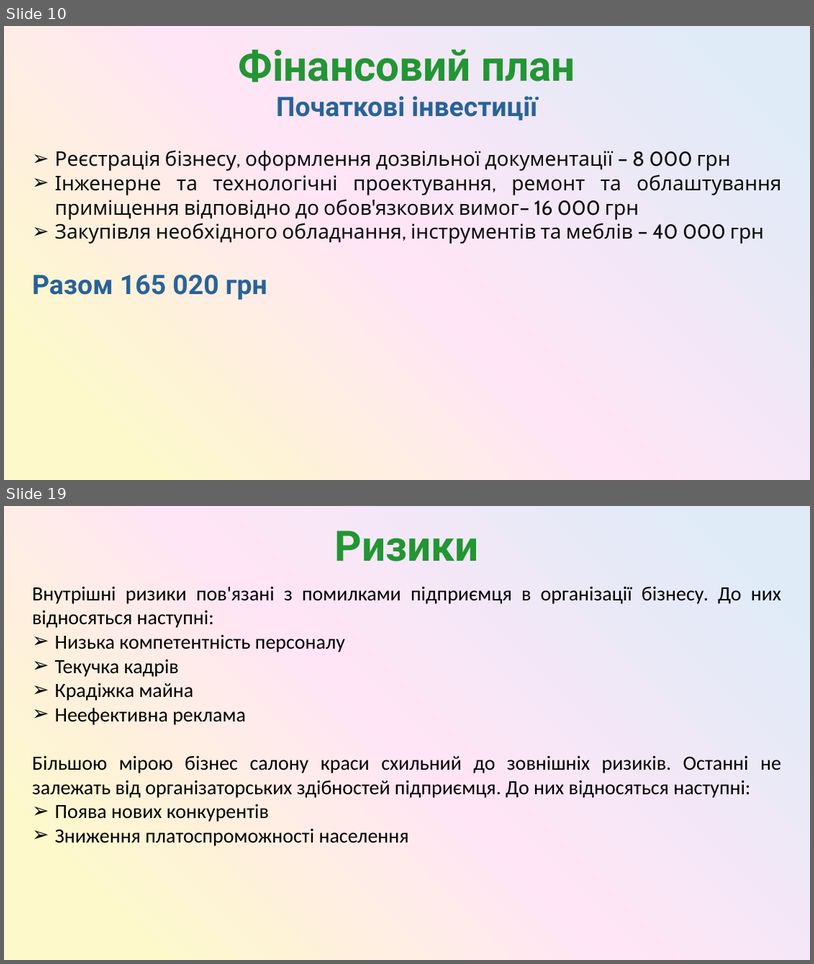
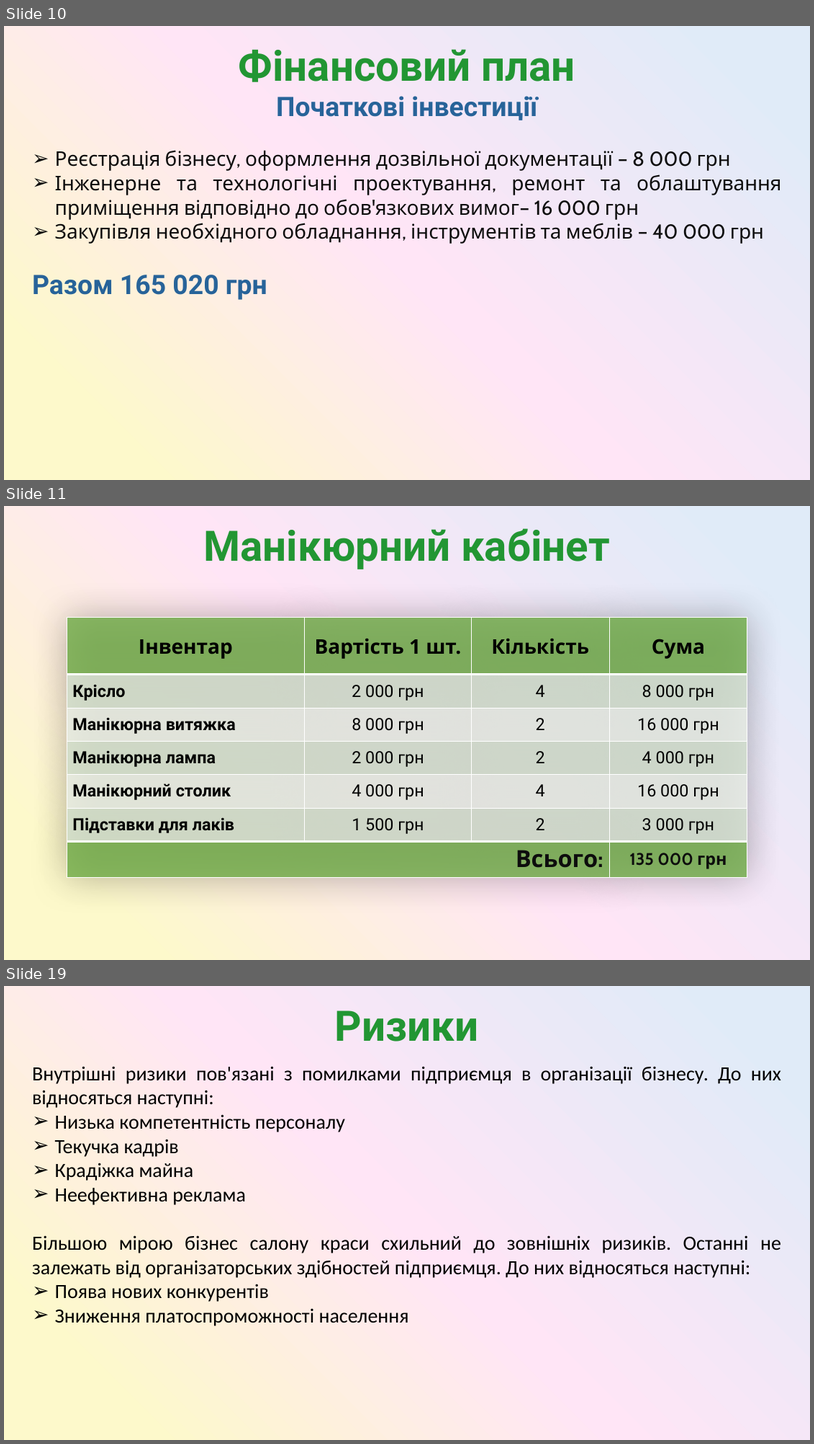
Before and after one commit to SashaGaran/Katya_diplomna, a slide deck: diplomna.pptx. Shown one above the other, each under a label of ours: slides 10 and 19 before the commit, slides 10, 11 and 19 after it; the slides between them are not shown. The pictures are 814x964 and 814x1444 pixels, drawn with LibreOffice and Linux fonts; fonts in the diff are those of the drawing. Boxes give left, top, right and bottom in pixels: in the first picture for what was removed or moved away, otherwise in the second. Text is boxed around its words. In the diff, an @@ line names an element or a change of style, - is before the commit and + after.

```diff
--- a/diplomna.pptx
+++ b/diplomna.pptx
@@ slide 11 added at bbox=[4, 506, 810, 960], background gradient #FDF9CB to #FFE5F6 to #E0EBF8 @@
@@ text added at bbox=[203, 528, 610, 569], 50 pt, text gradient #229633 to #85CA3A, bold @@
+Манікюрний кабінет
@@ table added at bbox=[67, 618, 748, 877], 7 rows, 4 columns @@
+Інвентар | Вартість 1 шт. | Кількість | Сума
+Крісло | 2 000 грн | 4 | 8 000 грн
+Манікюрна витяжка | 8 000 грн | 2 | 16 000 грн
+Манікюрна лампа | 2 000 грн | 2 | 4 000 грн
+Манікюрний столик | 4 000 грн | 4 | 16 000 грн
+Підставки для лаків | 1 500 грн | 2 | 3 000 грн
+Всього: |  |  | 135 000 грн
```
Also in this commit, not shown: 1 slide removed.
